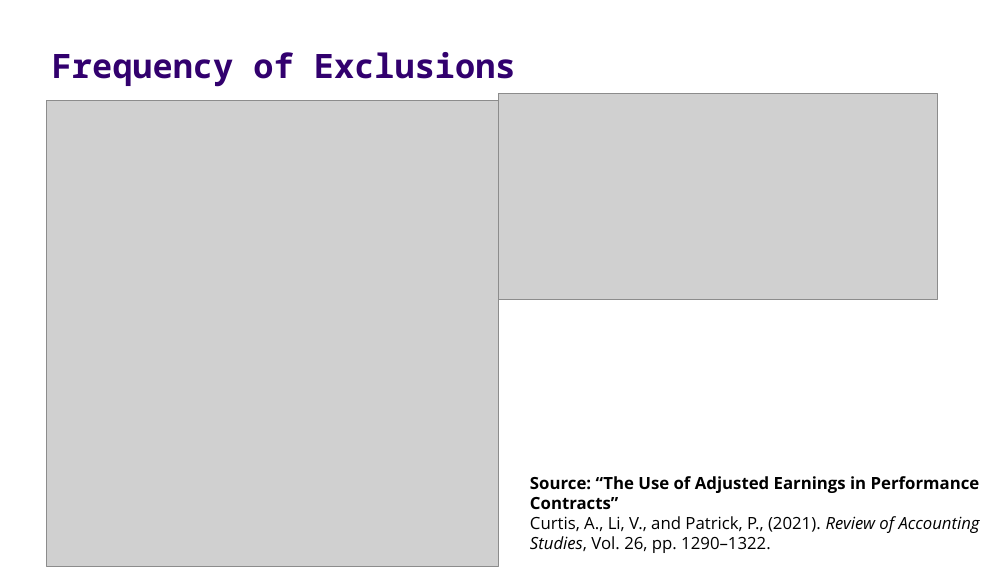
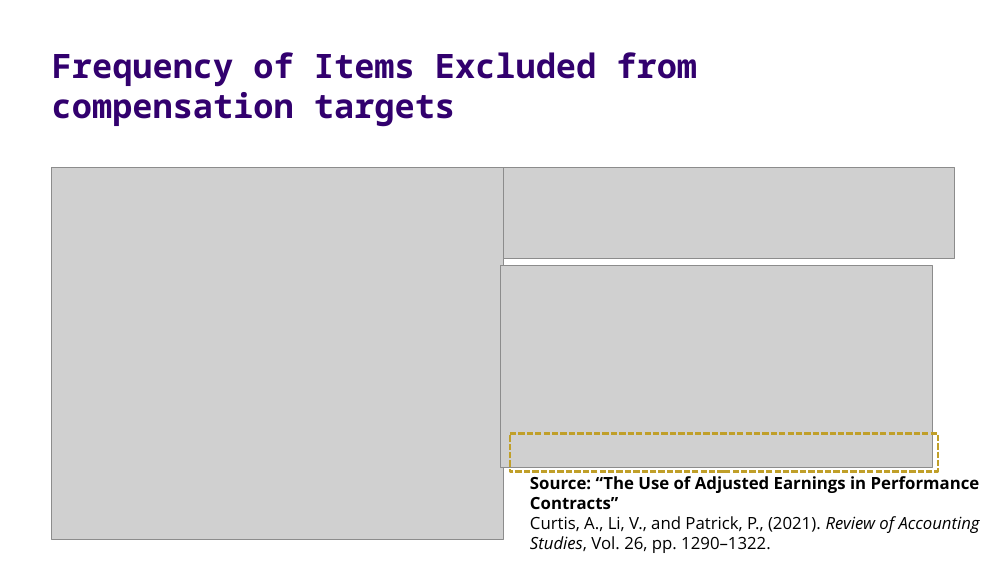
Before and after one commit to ashercurtis/slides.io, a slide deck: slide 31 of BUS AN_500/BUS AN500Class01_2026.pptx (slide 25 before the commit). Drawn at 1008x567 pixels with LibreOffice and Linux fonts; fonts in the diff are those of the drawing; grey boxes stand for pictures. Boxes give left, top, right and bottom in pixels: in the first picture for what was removed or moved away, otherwise in the second. Text is boxed around its words. In the diff, an @@ line names an element or a change of style, - is before the commit and + after.

```diff
--- a/BUS AN_500/BUS AN500Class01_2026.pptx
+++ b/BUS AN_500/BUS AN500Class01_2026.pptx
@@ title at box(52, 52, 697, 127): text changed @@
-Frequency of Exclusions
+Frequency of Items Excluded from compensation targets
@@ picture: place and size @@
-picture at box(47, 101, 499, 566)
+picture at box(51, 167, 503, 540)
@@ picture added at box(503, 167, 955, 259) @@
@@ picture: place and size @@
-picture at box(498, 94, 937, 299)
+picture at box(501, 266, 932, 468)
@@ rectangle added at box(510, 433, 938, 472), outline #C09F29 1.5 pt dashed @@
```
Also in this commit, not shown: 11 other slides changed, 9 slides added, 3 slides removed, 1 other file.
